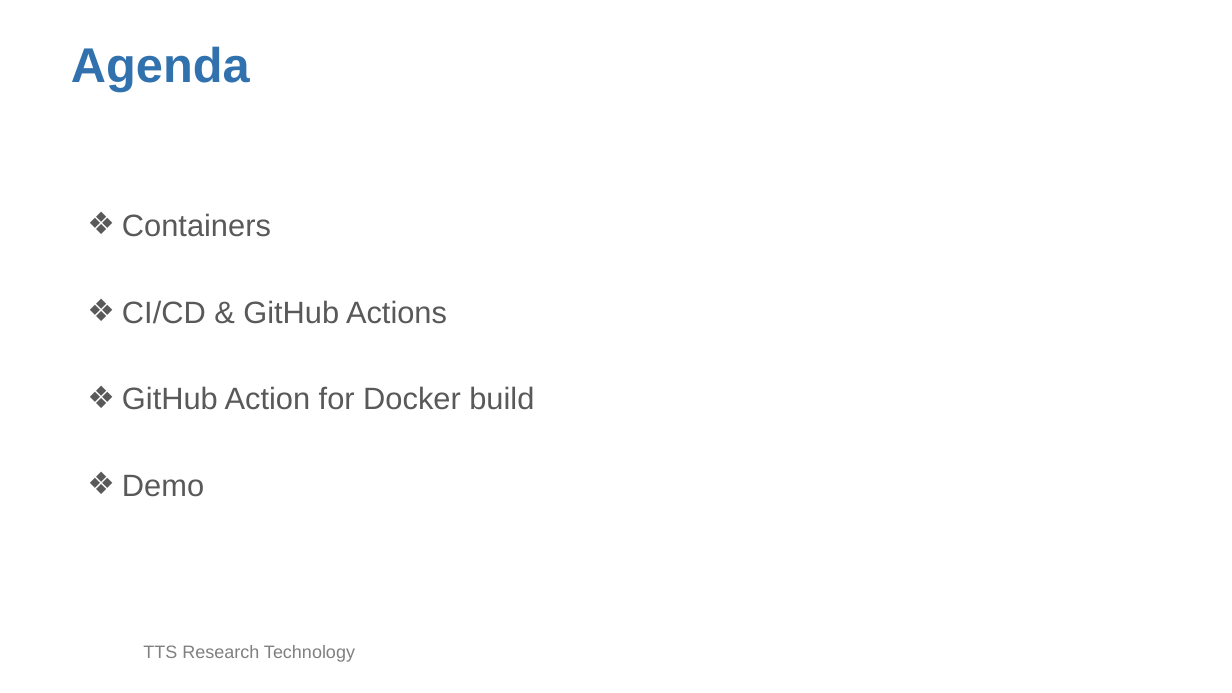
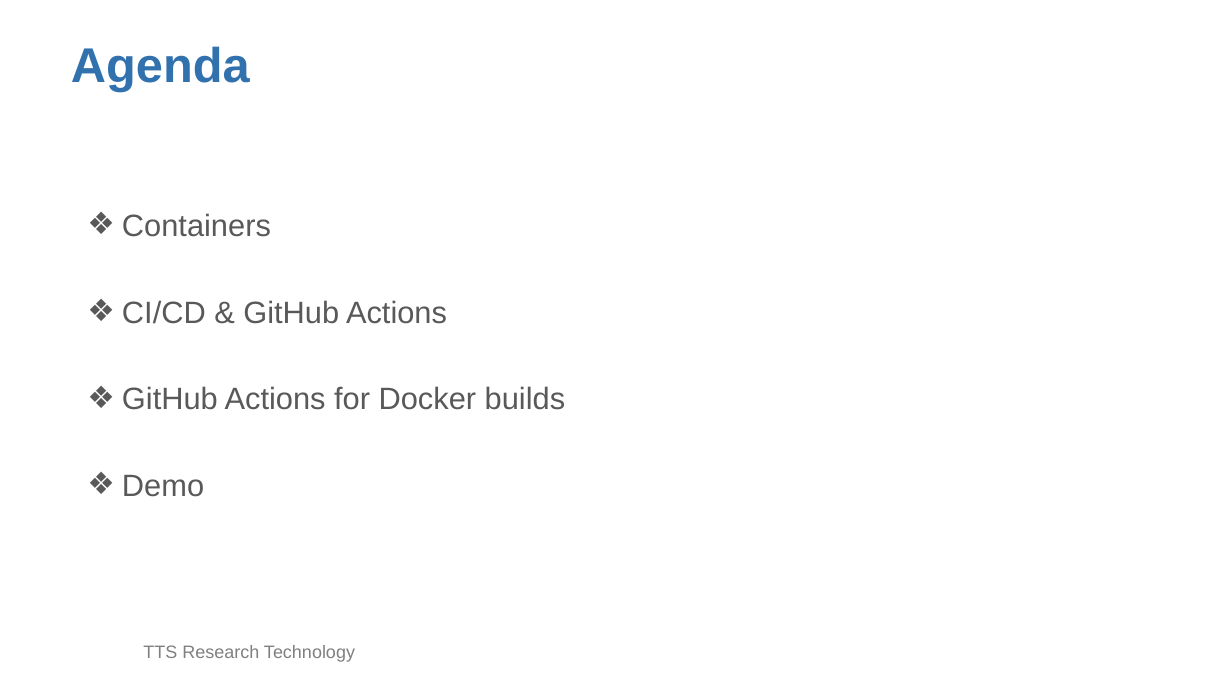
Before and after one commit to TuftsHPCbioinfo/GitHubActionDemo, a slide deck: slide 2 of github_action_docker_slide.pptx. Drawn at 1232x693 pixels with LibreOffice and Linux fonts; fonts in the diff are those of the drawing; background and template pictures are left out. Boxes give left, top, right and bottom in pixels: in the first picture for what was removed or moved away, otherwise in the second. Text is boxed around its words. In the diff, an @@ line names an element or a change of style, - is before the commit and + after.

```diff
--- a/github_action_docker_slide.pptx
+++ b/github_action_docker_slide.pptx
@@ text at (122,386,565,410): text changed @@
-❖ GitHub Action for Docker build
+❖ GitHub Actions for Docker builds
```
Also in this commit, not shown: 3 other slides changed, 2 slides added, 1 slide removed, 2 other files.
